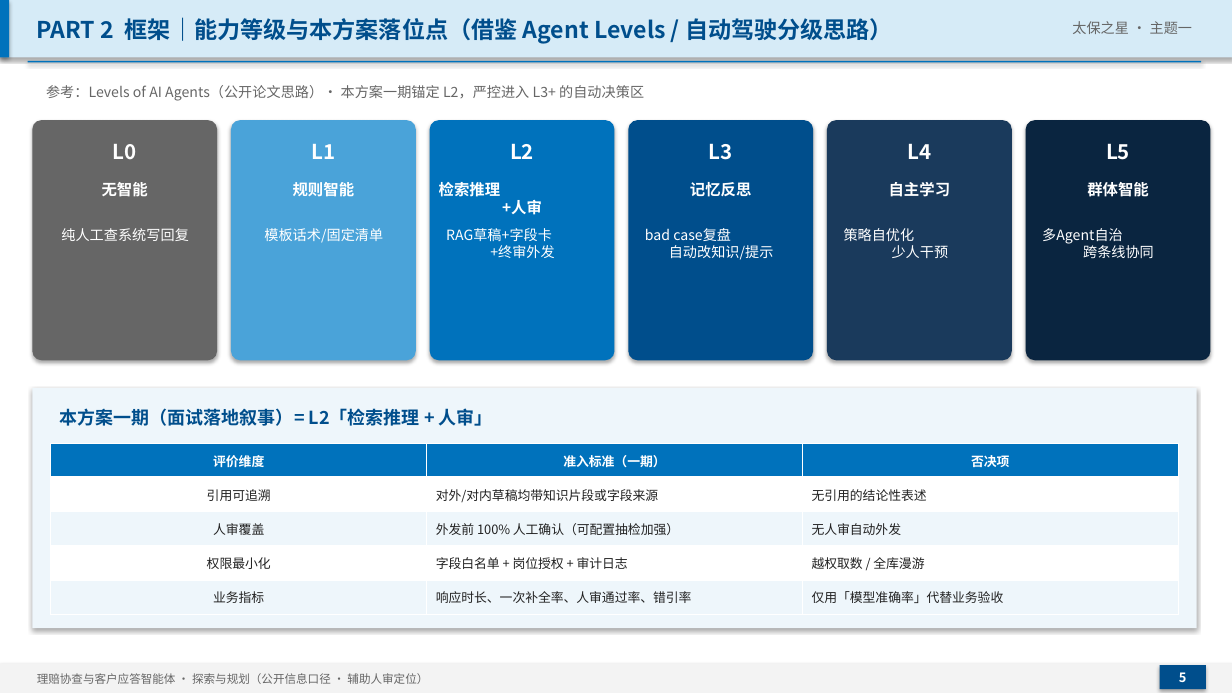
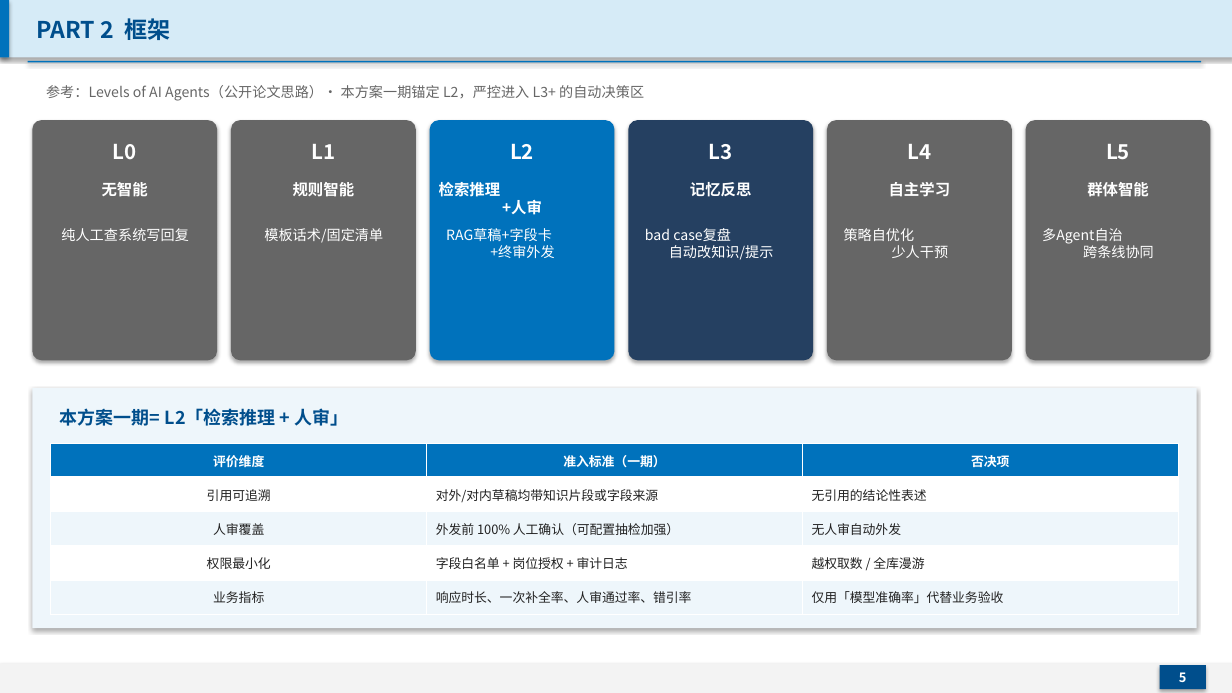
Before and after one commit to Haoooaa/planning-sourcing-system, a slide deck: slide 5 of claims-assist/deck.pptx. Drawn at 1232x693 pixels with LibreOffice and Linux fonts; fonts in the diff are those of the drawing. Boxes give left, top, right and bottom in pixels: in the first picture for what was removed or moved away, otherwise in the second. Text is boxed around its words. In the diff, an @@ line names an element or a change of style, - is before the commit and + after.

```diff
--- a/claims-assist/deck.pptx
+++ b/claims-assist/deck.pptx
@@ text at (37,18,171,40): text changed @@
-PART 2 框架｜能力等级与本方案落位点（借鉴 Agent Levels / 自动驾驶分级思路）
+PART 2 框架
@@ text removed at (1072,21,1192,34) @@
-太保之星 · 主题一
@@ rounded rectangle at (231,120,416,360): fill #4AA3D9 to #666666 @@
@@ rounded rectangle at (628,120,813,360): fill #004E8C to #254061 @@
@@ rounded rectangle at (827,120,1012,360): fill #1A3A5C to #666666 @@
@@ rounded rectangle at (1026,120,1211,360): fill #0A2540 to #666666 @@
@@ text at (60,408,349,426): text changed @@
-本方案一期（面试落地叙事）= L2「检索推理 + 人审」
+本方案一期= L2「检索推理 + 人审」
@@ text removed at (37,673,428,684) @@
-理赔协查与客户应答智能体 · 探索与规划（公开信息口径 · 辅助人审定位）
```
Also in this commit, not shown: 11 other slides changed, 3 slides added, 5 slides removed, 1 other file.
